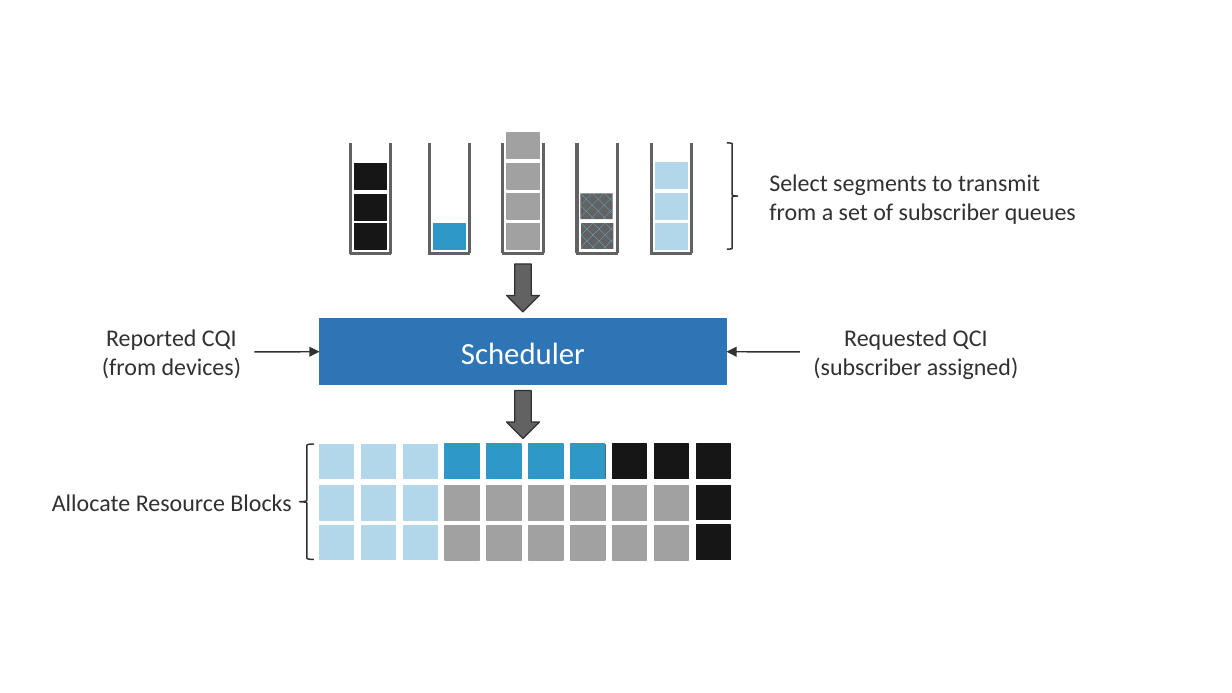
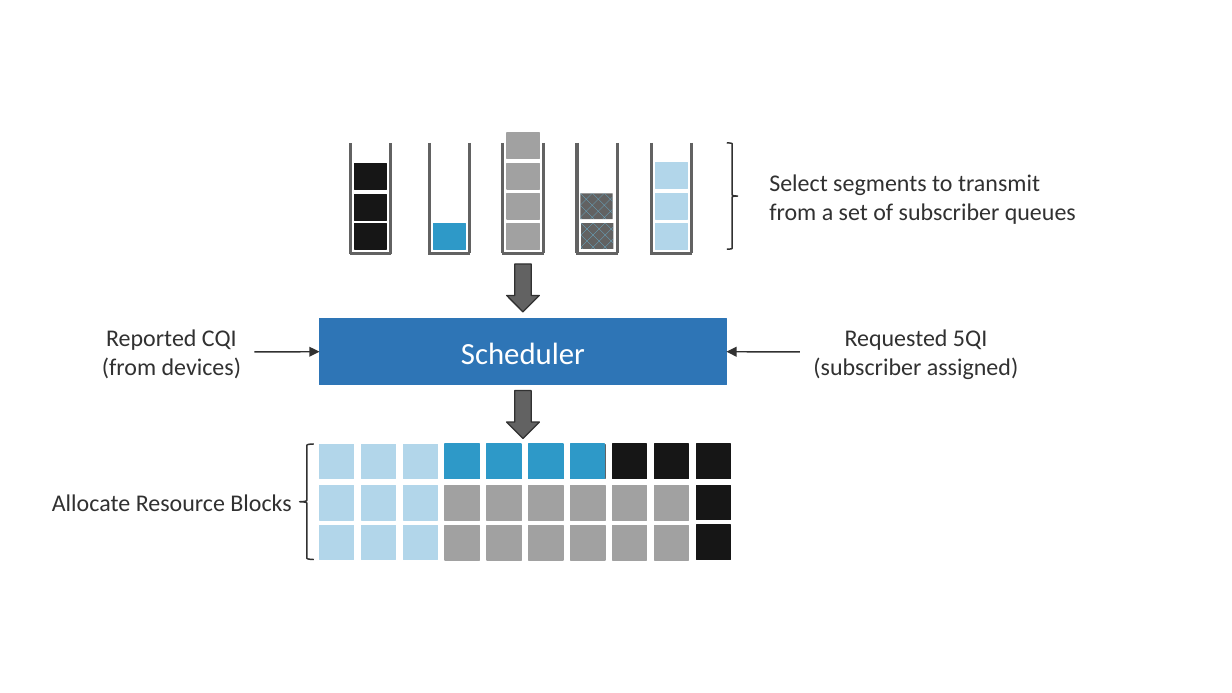
Before and after one commit to SystemsApproach/private5g, a slide deck: slide 18 of figures.pptx. Drawn at 1232x693 pixels with LibreOffice and Linux fonts; fonts in the diff are those of the drawing. Boxes give left, top, right and bottom in pixels: in the first picture for what was removed or moved away, otherwise in the second. Text is boxed around its words. In the diff, an @@ line names an element or a change of style, - is before the commit and + after.

```diff
--- a/figures.pptx
+++ b/figures.pptx
@@ text at <box>845,329,987,350</box>: text changed @@
-Requested QCI
+Requested 5QI
```
Also in this commit, not shown: 1 other slide changed, 2 other files.
